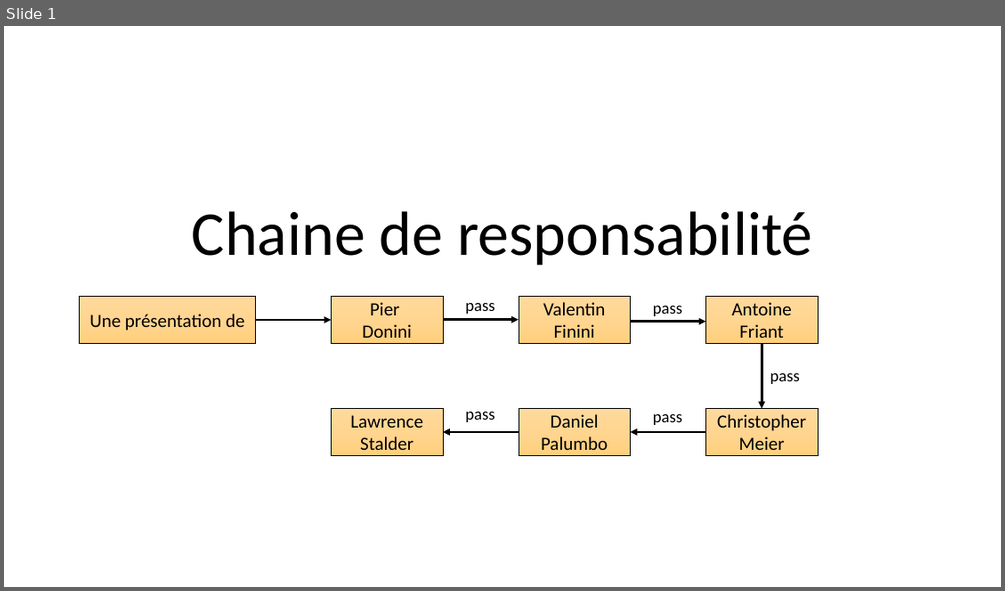
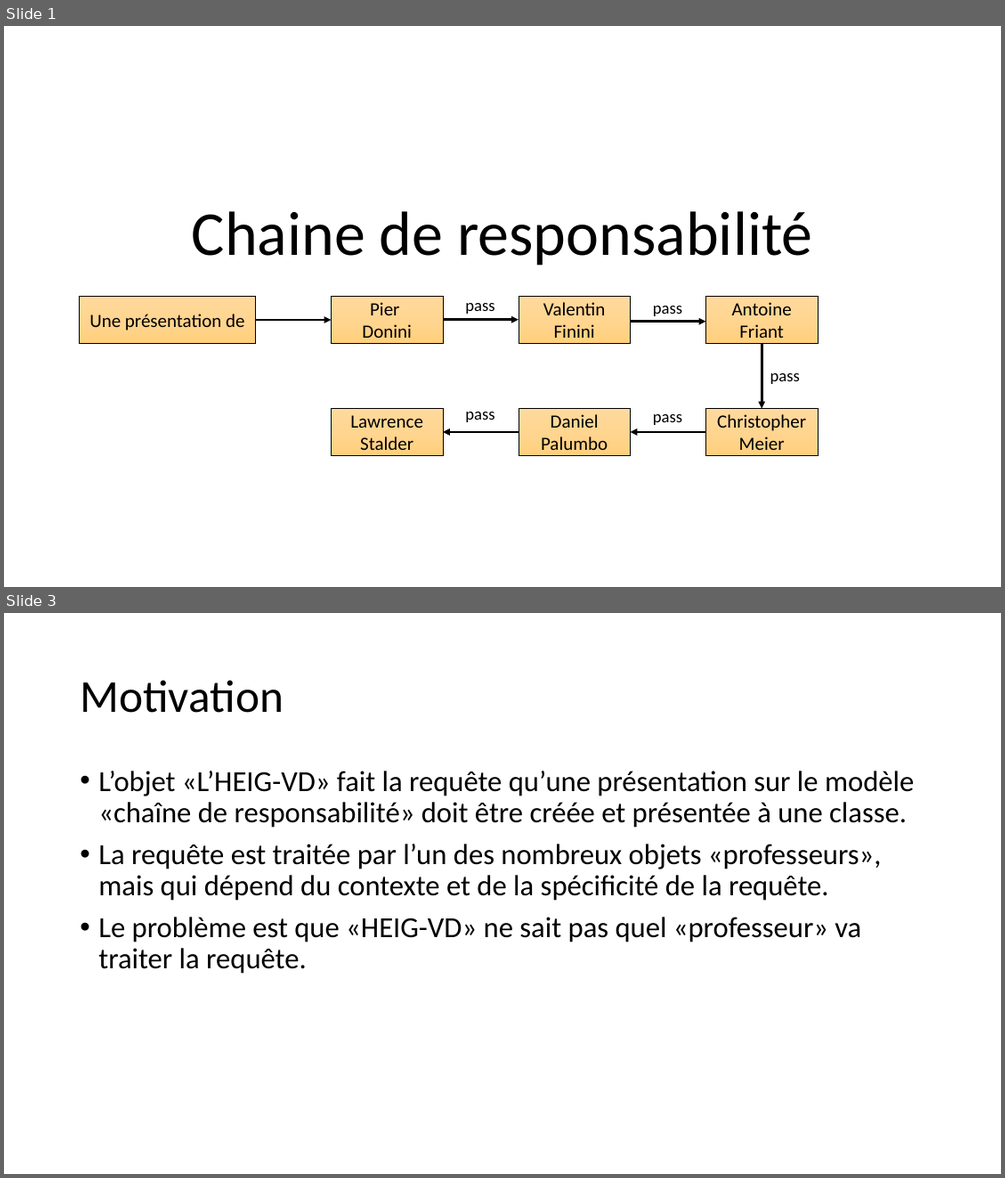
Before and after one commit to FontaineRiant/CoRe, a slide deck: presentation/chaine_responsabilite.pptx. Shown one above the other, each under a label of ours: slide 1 before the commit, slides 1 and 3 after it; the slides between them are not shown. The pictures are 1005x591 and 1005x1178 pixels, drawn with LibreOffice and Linux fonts; fonts in the diff are those of the drawing. Boxes give left, top, right and bottom in pixels: in the first picture for what was removed or moved away, otherwise in the second. Text is boxed around its words. In the diff, an @@ line names an element or a change of style, - is before the commit and + after.

```diff
--- a/presentation/chaine_responsabilite.pptx
+++ b/presentation/chaine_responsabilite.pptx
@@ slide 3 added at (x1=4, y1=613, x2=1001, y2=1174), background #FFFFFF @@
@@ title added at (x1=80, y1=680, x2=283, y2=713), 44 pt, text #000000 @@
+Motivation
@@ text added at (x1=98, y1=771, x2=914, y2=973), 28 pt, text #000000 @@
+• L’objet «L’HEIG-VD» fait la requête qu’une présentation sur le modèle «chaîne de responsabilité» doit être créée et présentée à une classe.
+• La requête est traitée par l’un des nombreux objets «professeurs», mais qui dépend du contexte et de la spécificité de la requête.
+• Le problème est que «HEIG-VD» ne sait pas quel «professeur» va traiter la requête.
```
Also in this commit, not shown: 4 slides changed, 5 other slides added.
